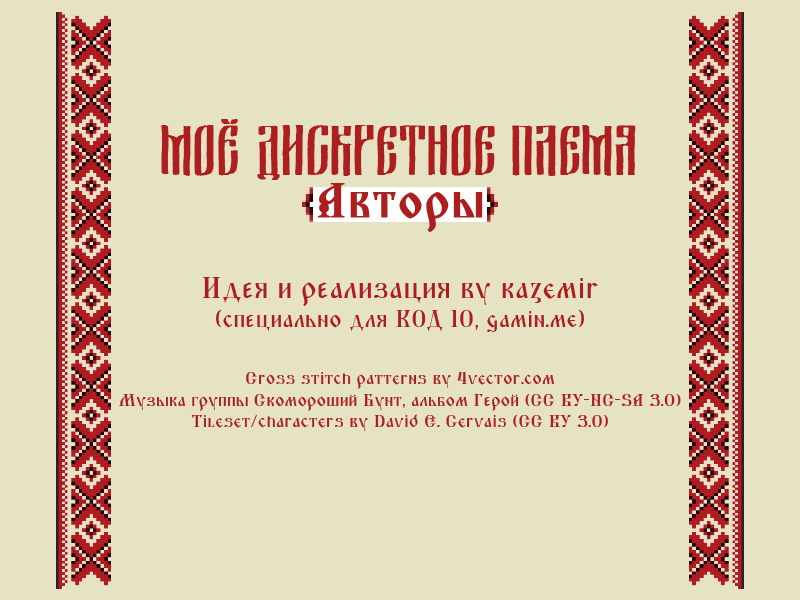
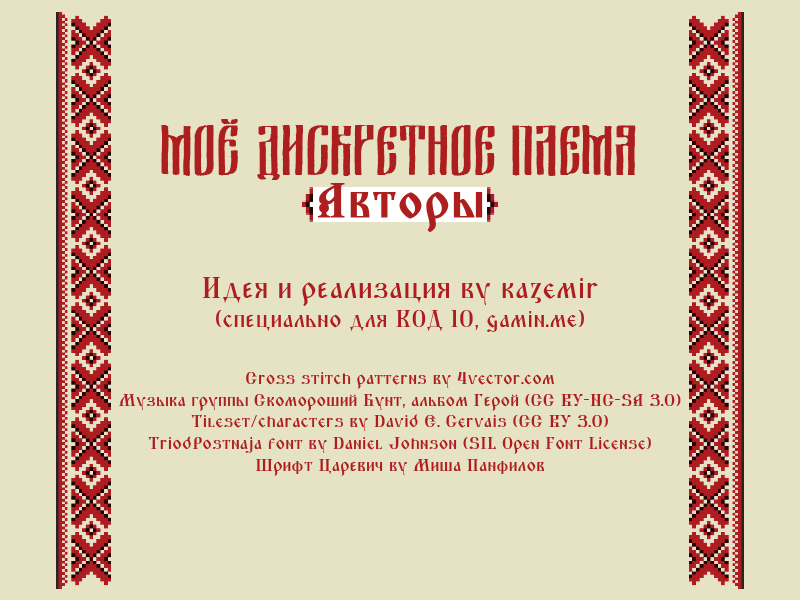
Before/after of a 800 x 600 layered artwork. What changed in the layer stack:
painted on "Идея и реализация by kazemir (специально для КОД 10, gamin.me)" over [148, 436, 651, 476]
